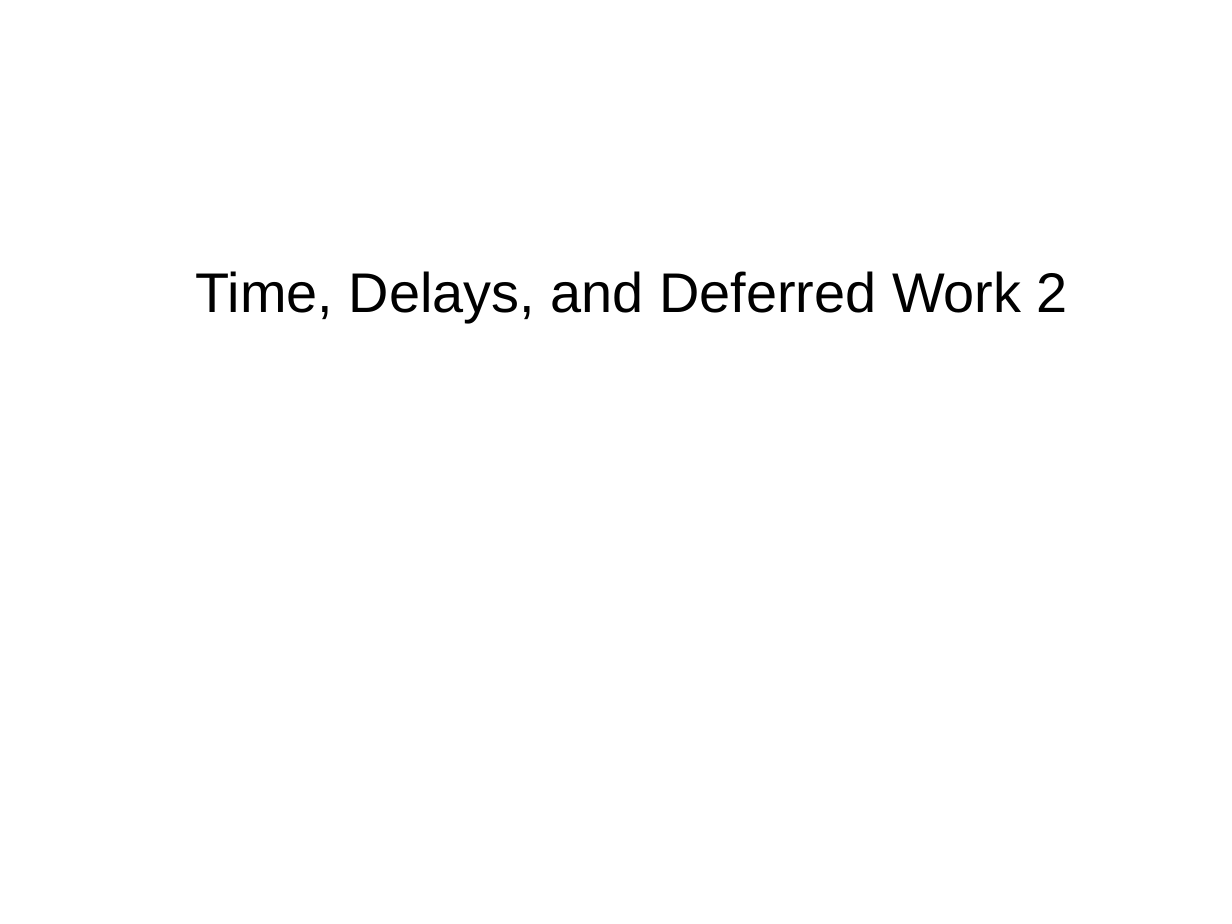
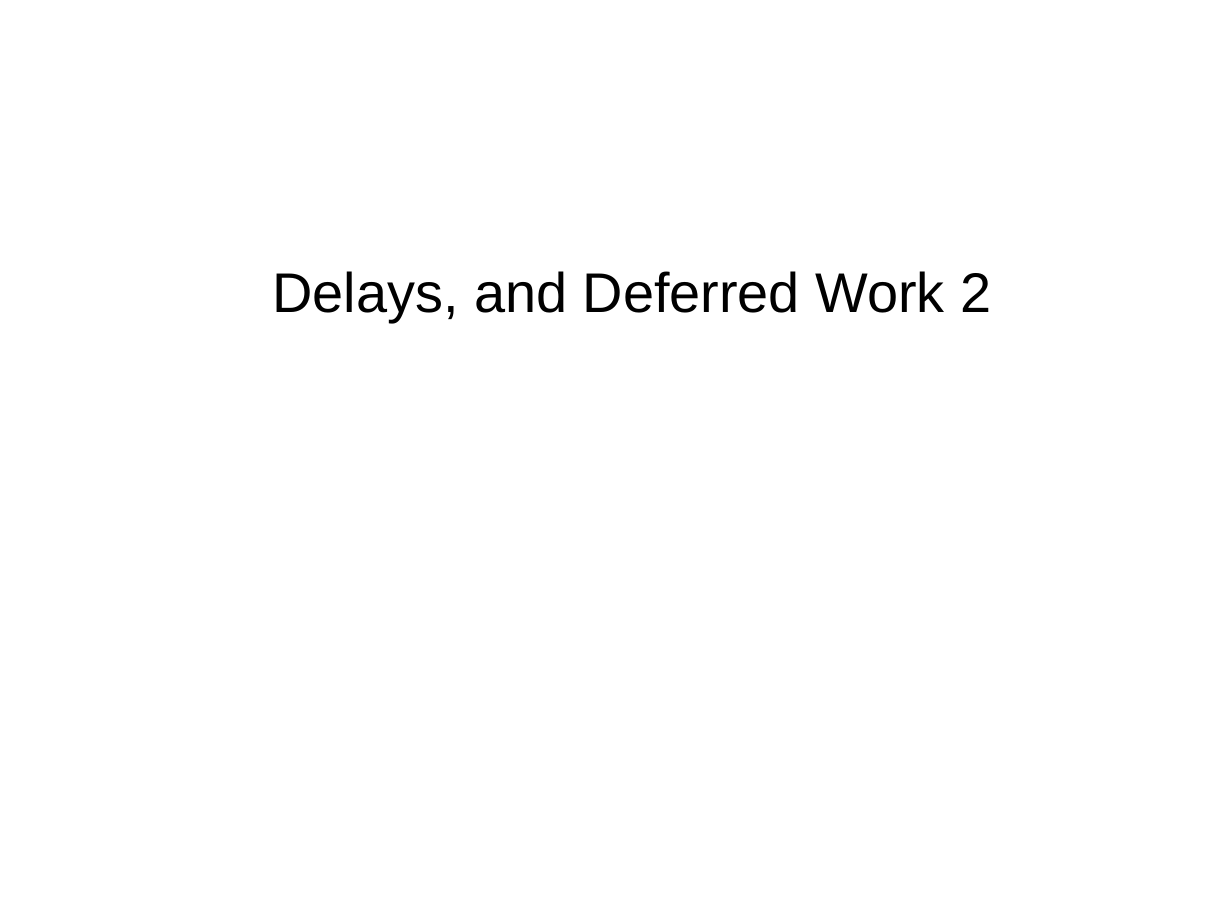
Before and after one commit to xlloss/embedded_linux_cadtc, a slide deck: slide 1 of linux_driver/present/3-driver-advance/3-4-2_TimeDelays_DeferredWork.odp. Drawn at 1232x924 pixels with LibreOffice and Linux fonts; fonts in the diff are those of the drawing; background and template pictures are left out. Boxes give left, top, right and bottom in pixels: in the first picture for what was removed or moved away, otherwise in the second. Text is boxed around its words. In the diff, an @@ line names an element or a change of style, - is before the commit and + after.

```diff
--- a/linux_driver/present/3-driver-advance/3-4-2_TimeDelays_DeferredWork.odp
+++ b/linux_driver/present/3-driver-advance/3-4-2_TimeDelays_DeferredWork.odp
@@ title at <box>272,271,991,322</box>: text changed @@
-Time, Delays, and Deferred Work 2
+Delays, and Deferred Work 2
```
Also in this commit, not shown: 4 other slides changed, 27 other files.
